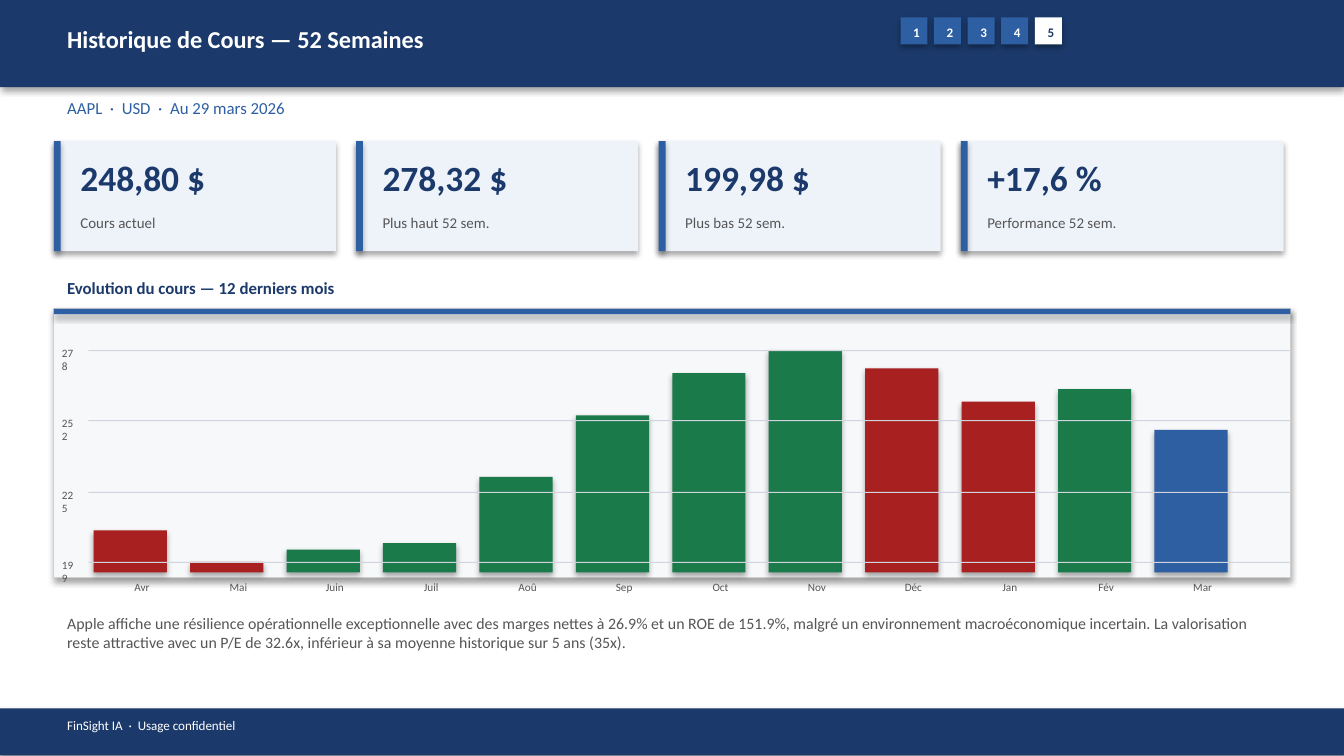
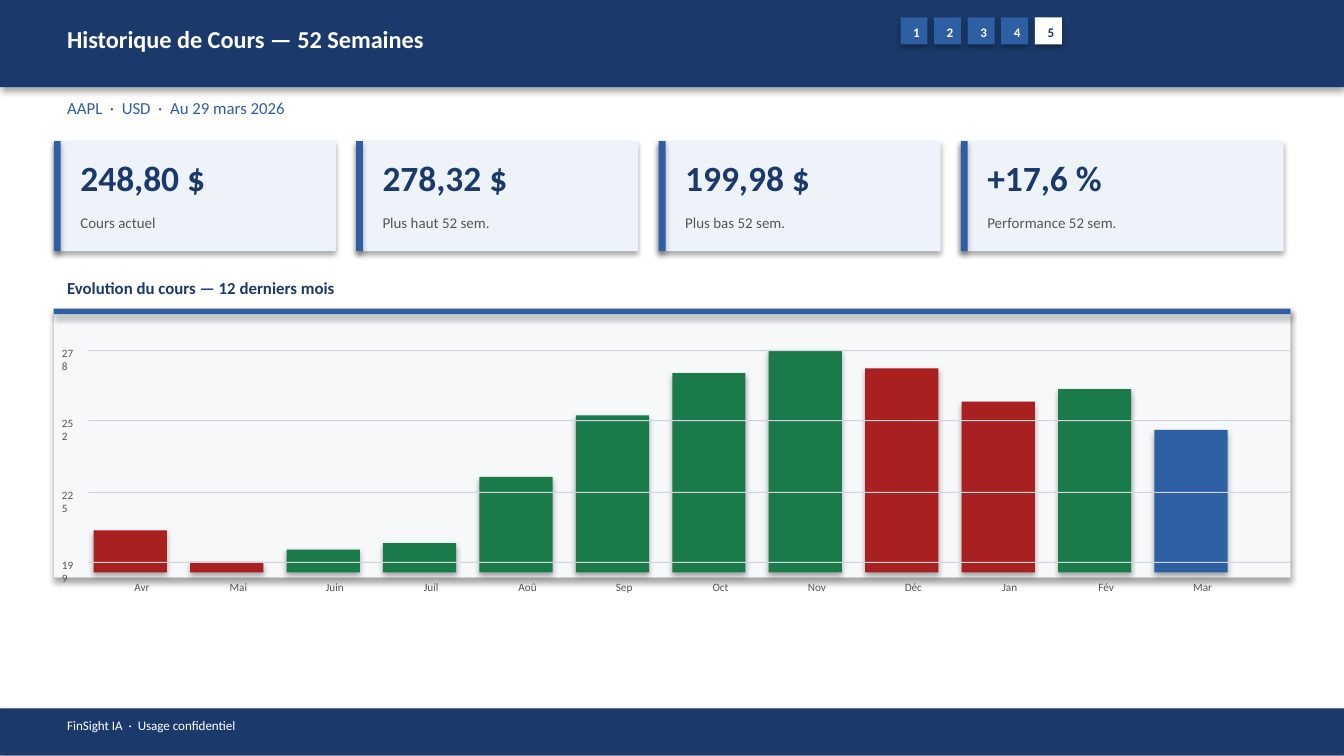
Before and after one commit to baptistejeh07-art/finsight-ia, a slide deck: slide 20 of preview/AAPL/AAPL_pitchbook.pptx. Drawn at 1344x756 pixels with LibreOffice and Linux fonts; fonts in the diff are those of the drawing. Boxes give left, top, right and bottom in pixels: in the first picture for what was removed or moved away, otherwise in the second. Text is boxed around its words. In the diff, an @@ line names an element or a change of style, - is before the commit and + after.

```diff
--- a/preview/AAPL/AAPL_pitchbook.pptx
+++ b/preview/AAPL/AAPL_pitchbook.pptx
@@ text removed at <box>67,618,1247,651</box> @@
-Apple affiche une résilience opérationnelle exceptionnelle avec des marges nettes à 26.9% et un ROE de 151.9%, malgré un environnement macroéconomique incertain. La valorisation reste attractive avec un P/E de 32.6x, inférieur à sa moyenne historique sur 5 ans (35x).
```
Also in this commit, not shown: 14 other slides changed, 4 other files.
